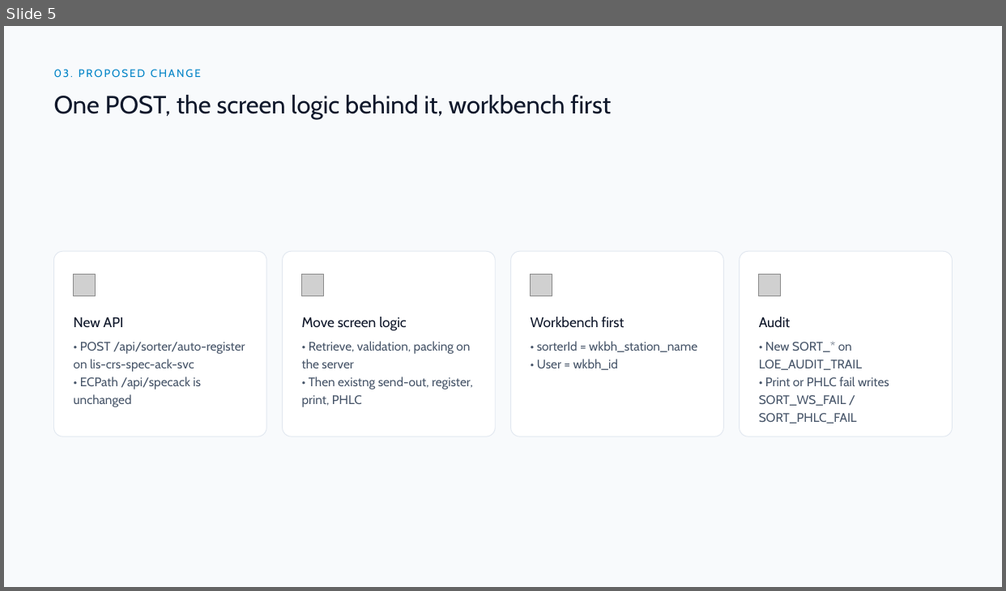
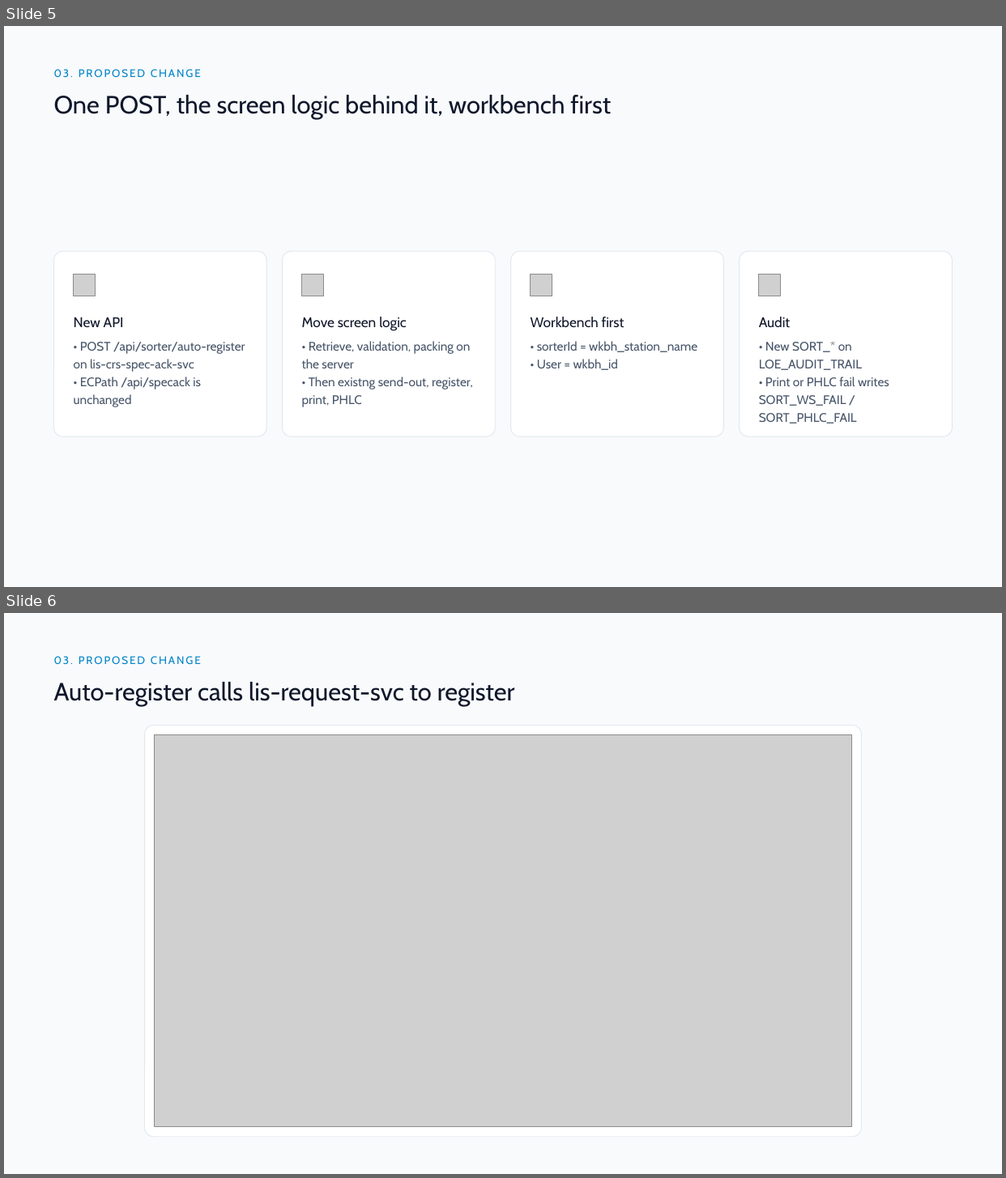
Before and after one commit to DragonChong/HA-Notes, a slide deck: SDLC/Projects/TMP-specimen-sorter-api — Specimen Sorter API/assets/Specimen Sorter API v3.pptx. Shown one above the other, each under a label of ours: slide 5 before the commit, slides 5 and 6 after it. The pictures are 1006x591 and 1006x1178 pixels, drawn with LibreOffice and Linux fonts; fonts in the diff are those of the drawing; grey boxes stand for pictures. Boxes give left, top, right and bottom in pixels: in the first picture for what was removed or moved away, otherwise in the second. Text is boxed around its words. In the diff, an @@ line names an element or a change of style, - is before the commit and + after.

```diff
--- a/SDLC/Projects/TMP-specimen-sorter-api — Specimen Sorter API/assets/Specimen Sorter API v3.pptx
+++ b/SDLC/Projects/TMP-specimen-sorter-api — Specimen Sorter API/assets/Specimen Sorter API v3.pptx
@@ slide 6 added at [4,613,1002,1174], background #F8FAFC @@
@@ text added at [54,656,201,664], 10.5 pt, text #0284C7 @@
+03. PROPOSED CHANGE
@@ text added at [54,682,515,706], 24 pt, text #0F172A @@
+Auto-register calls lis-request-svc to register
@@ rounded rectangle added at [145,726,862,1137], fill #FFFFFF, outline #E2E8F0 0.75 pt @@
@@ picture added at [155,735,852,1127] @@
```
Also in this commit, not shown: 1 other file.
